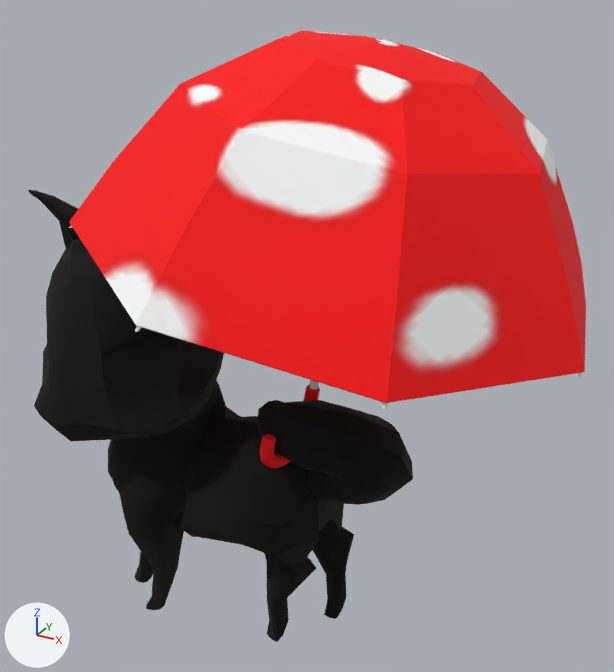
A saved change to the OBJ model ChiBaApp/app/src/main/assets/models/umbrella/umbrella_Frame7.obj.
Camera for both pictures: a camera (50 mm lens) standing at (7.48, -10.6, 11.34) and looking at (1.49, 0.3, 5.89). Every picture has the same lights, and +X, +Y and +Z are marked at lower left. Where no turn or scale is listed for an object, it has been applied to the vertices.

In view in the first picture: 'umbrella_Frame7'.
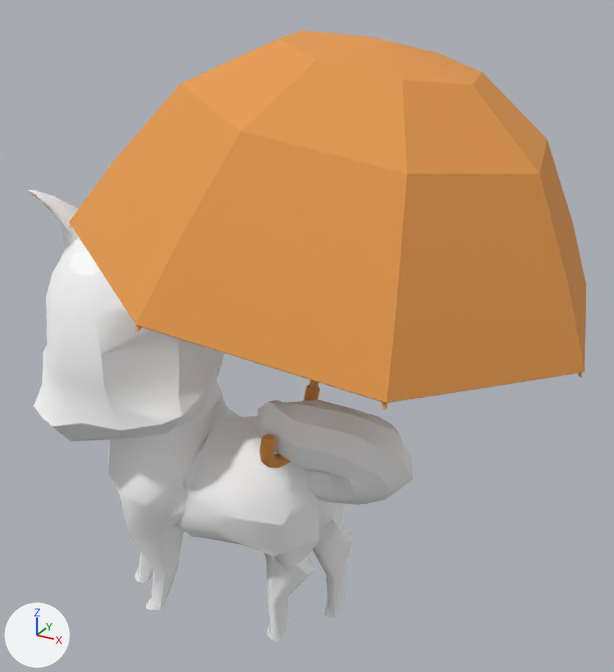
Boxes (x1, y1, x2, y2) around the edits, measured in the pictures (614 x 672 px):
'umbrella_Frame7', recoloured, surface changed: (28, 30, 586, 642) in both

What changed in the scene script:
```text
Add img_chiba_jpg:
    img_chiba_jpg = load_image('chiba.jpg', 'chiba.jpg', 2048, 2048, 'sRGB')
Change mat_newrigging_lambert2sg:
    mat_newrigging_lambert2sg.base_color: (0.0, 0.0, 0.0) -> (1.0, 1.0, 1.0)  # black #000000 -> white #ffffff
Change mat_regenschirm_phong3sg:
    mat_regenschirm_phong3sg.texture: img_chibaalltextures_jpg -> img_chiba_jpg
```
